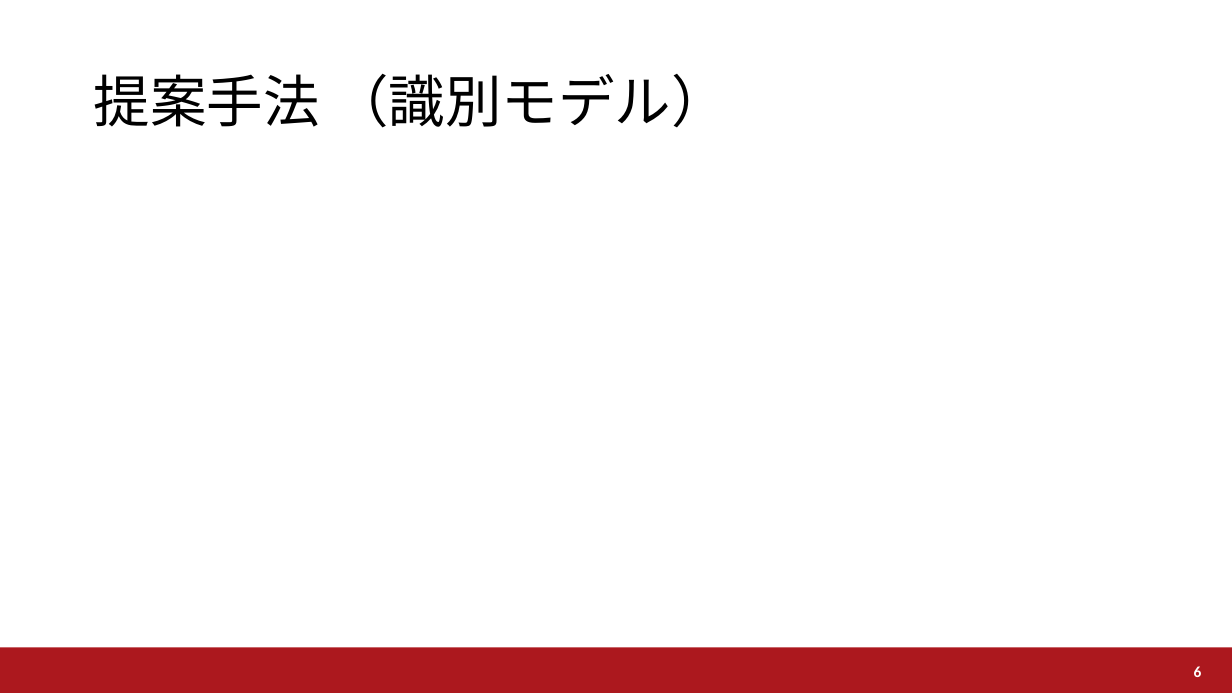
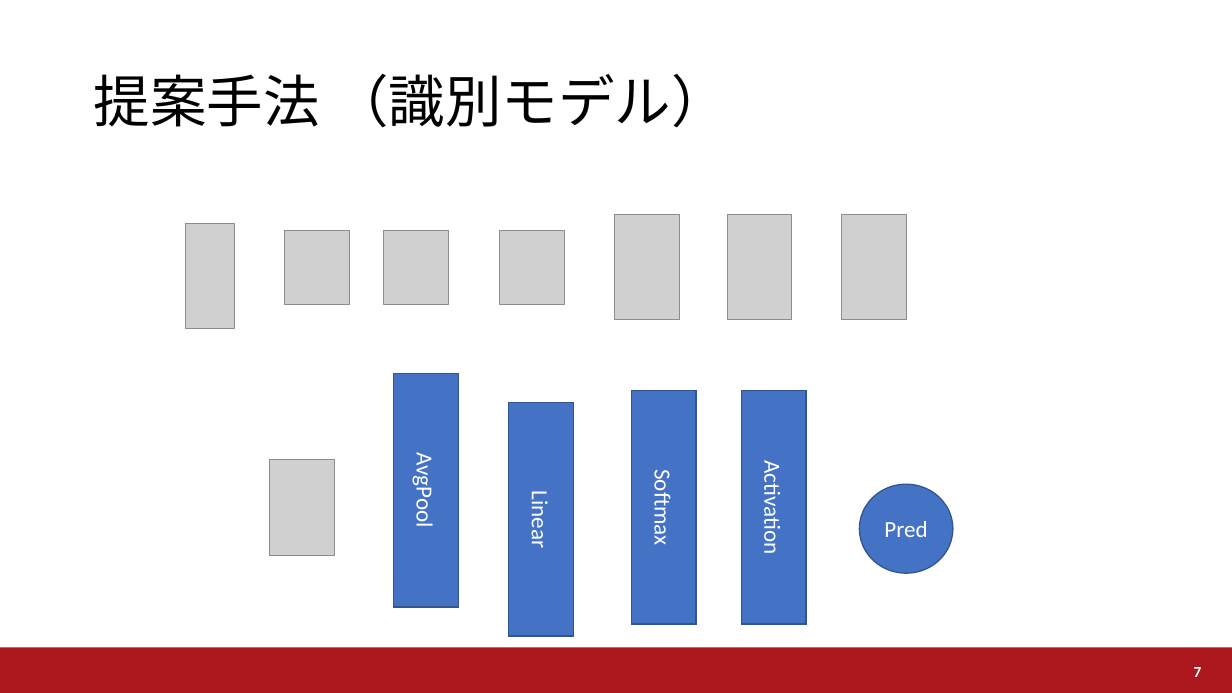
Before and after one commit to a2h1r0/lab, a slide deck: slide 7 of paper/water/UWW2021/UWW2021.pptx (slide 6 before the commit). Drawn at 1232x693 pixels with LibreOffice and Linux fonts; fonts in the diff are those of the drawing; grey boxes stand for pictures; background and template pictures are left out. Boxes give left, top, right and bottom in pixels: in the first picture for what was removed or moved away, otherwise in the second. Text is boxed around its words. In the diff, an @@ line names an element or a change of style, - is before the commit and + after.

```diff
--- a/paper/water/UWW2021/UWW2021.pptx
+++ b/paper/water/UWW2021/UWW2021.pptx
@@ picture added at (185,223,233,328) @@
@@ picture added at (285,230,349,304) @@
@@ picture added at (384,230,448,304) @@
@@ picture added at (499,230,564,304) @@
@@ picture added at (615,215,679,320) @@
@@ picture added at (727,215,792,320) @@
@@ picture added at (842,215,907,320) @@
@@ rectangle added at (394,373,458,607), fill #4472C4, outline #325491 1 pt, 18 pt, text #FFFFFF @@
+AvgPool
@@ rectangle added at (509,403,574,637), fill #4472C4, outline #325491 1 pt, 18 pt, text #FFFFFF @@
+Linear
@@ rectangle added at (631,391,696,625), fill #4472C4, outline #325491 1 pt, 18 pt, text #FFFFFF @@
+Softmax
@@ rectangle added at (741,391,806,625), fill #4472C4, outline #325491 1 pt, 18 pt, text #FFFFFF @@
+Activation
@@ picture added at (270,459,335,555) @@
@@ ellipse added at (860,484,953,573), fill #4472C4, outline #325491 1 pt, 18 pt, text #FFFFFF @@
+Pred
@@ page number at (1194,667,1202,677): text changed @@
-6
+7
```
Also in this commit, not shown: 1 slide added, 1 other file.
